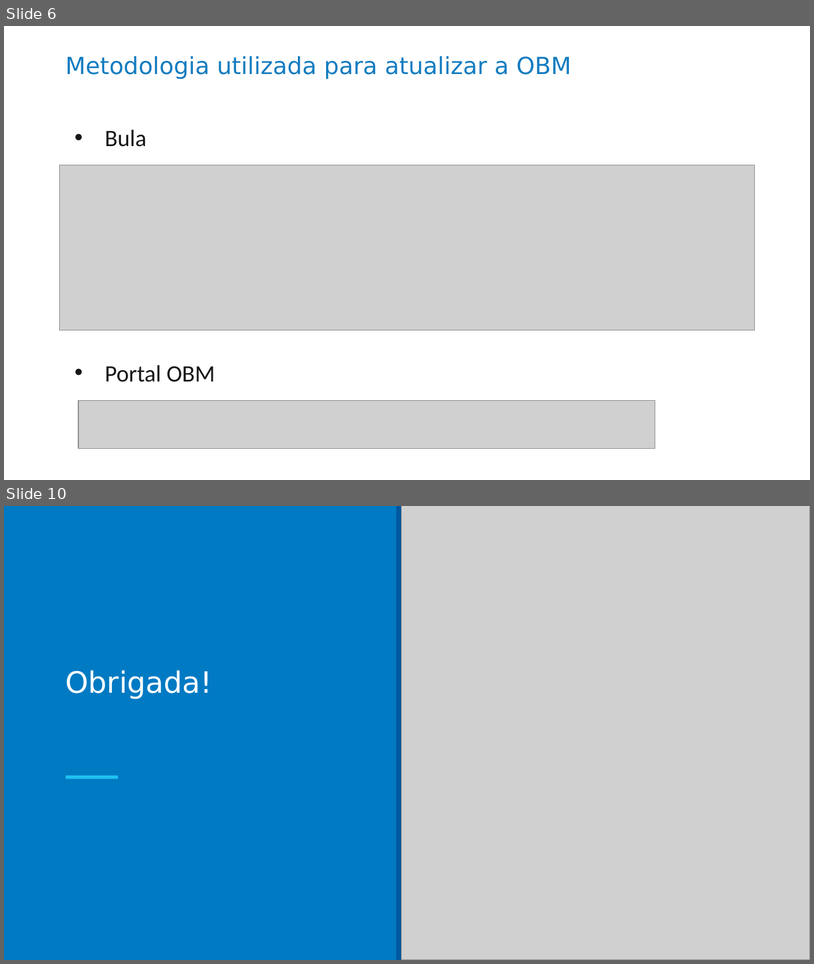
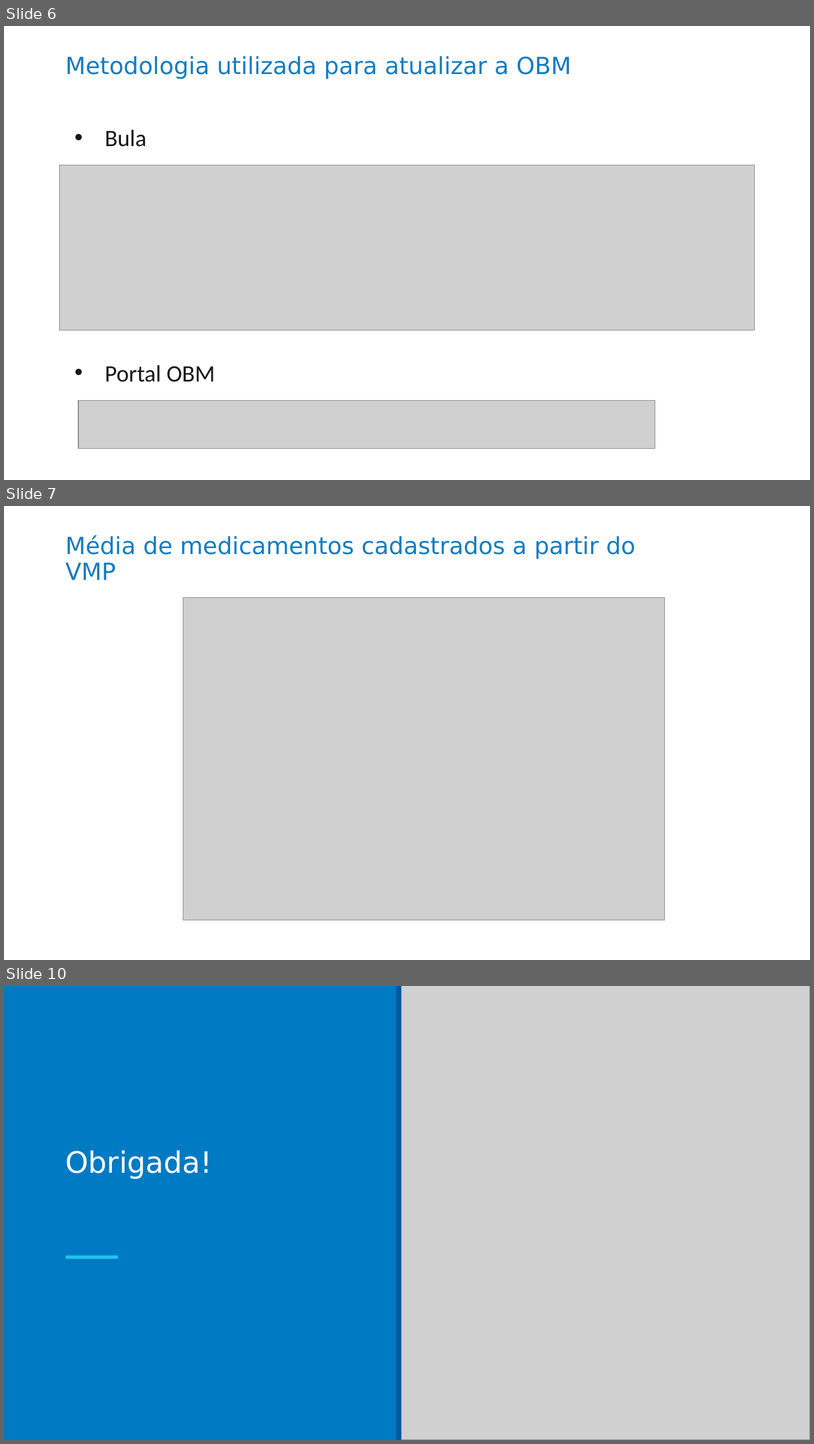
Before and after one commit to moaassis/https-git-codecommit.sa-east-1.amazonaws.com-v1-repos-ips-brasil-documentos, a slide deck: Gestão do Projeto/ApresentacoesProjeto/ips_entregav2_Dez2023.pptx. Shown one above the other, each under a label of ours: slides 6 and 10 before the commit, slides 6, 7 and 10 after it; the slides between them are not shown. The pictures are 814x964 and 814x1444 pixels, drawn with LibreOffice and Linux fonts; fonts in the diff are those of the drawing; grey boxes stand for pictures; background and template pictures are left out; a plain dark background stands for a picture behind light text. Boxes give left, top, right and bottom in pixels: in the first picture for what was removed or moved away, otherwise in the second. Text is boxed around its words. In the diff, an @@ line names an element or a change of style, - is before the commit and + after.

```diff
--- a/Gestão do Projeto/ApresentacoesProjeto/ips_entregav2_Dez2023.pptx
+++ b/Gestão do Projeto/ApresentacoesProjeto/ips_entregav2_Dez2023.pptx
@@ slide 7 added at bbox=[4, 506, 810, 960], background picture (left out) @@
@@ text added at bbox=[65, 535, 636, 580], 28 pt, text #137CC0 @@
+Média de medicamentos cadastrados a partir do VMP
@@ picture added at bbox=[183, 598, 665, 920] @@
```
Also in this commit, not shown: 3 slides changed, 1 other slide added, 2 slides removed.
